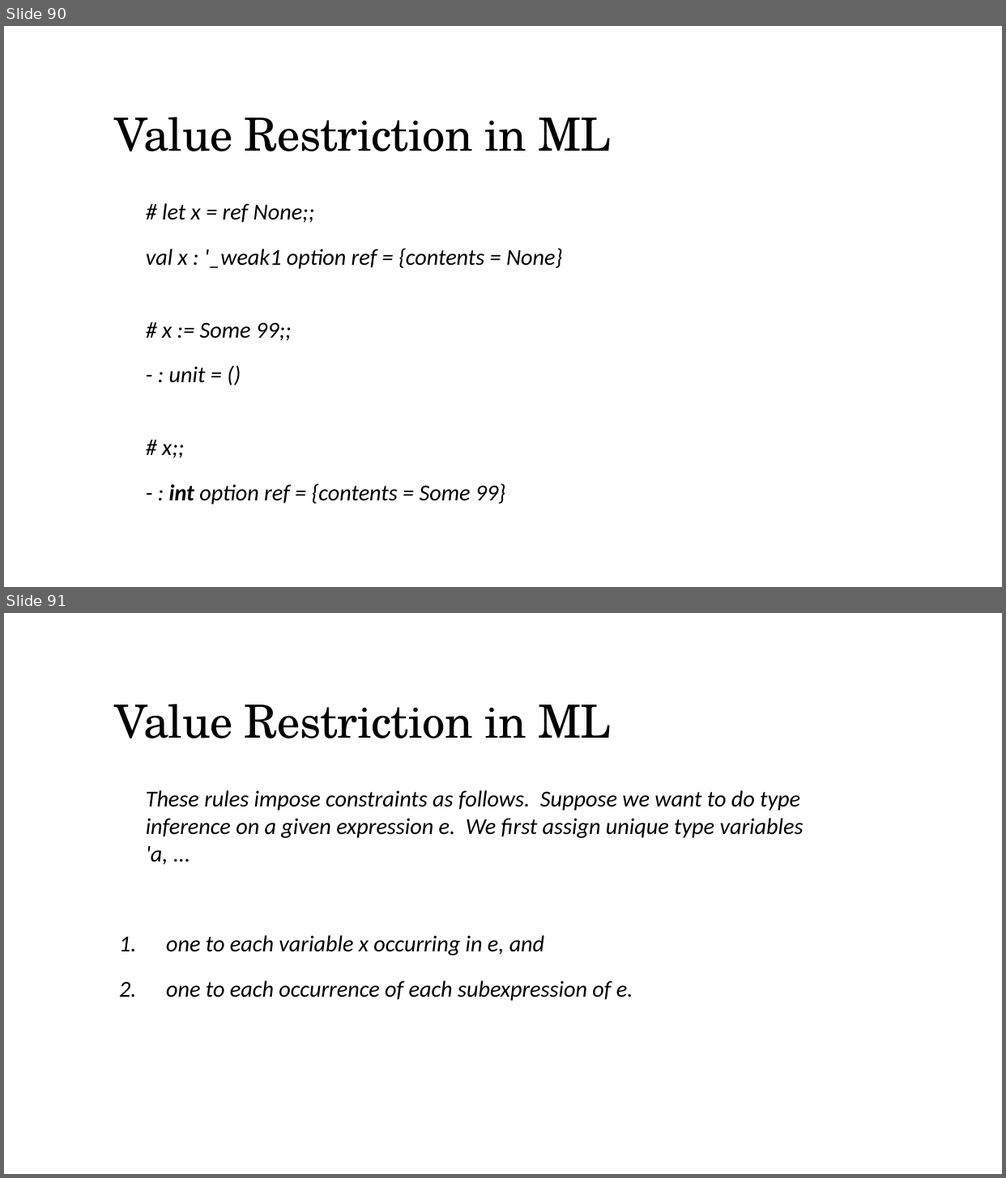
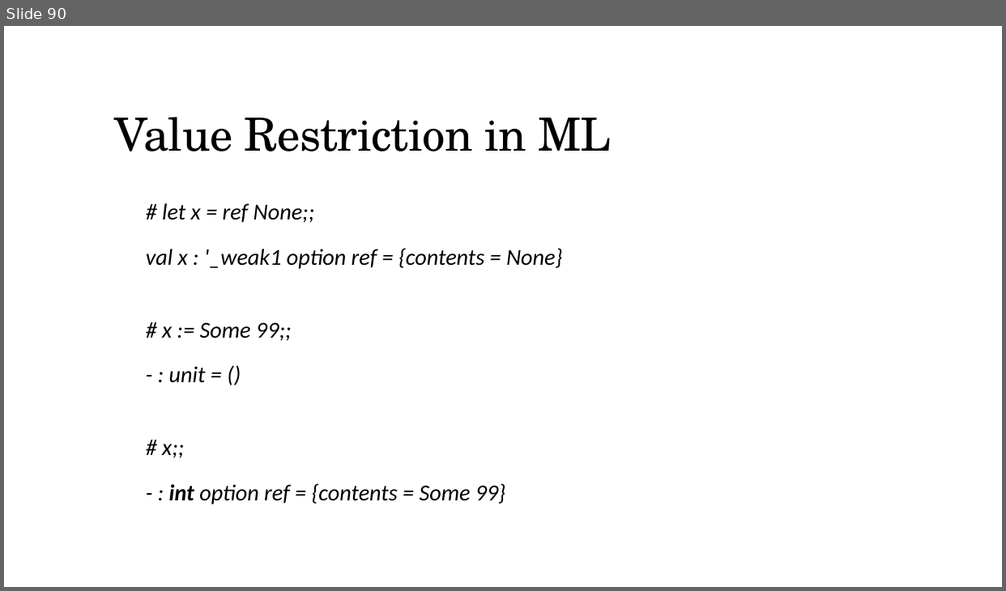
Before and after one commit to O136/Hindley-Milner-type-system, a slide deck: slides/Type Inference.odp. Shown one above the other, each under a label of ours: slides 90 and 91 before the commit, slide 90 after it. The pictures are 1006x1178 and 1006x591 pixels, drawn with LibreOffice and Linux fonts; fonts in the diff are those of the drawing. Boxes give left, top, right and bottom in pixels: in the first picture for what was removed or moved away, otherwise in the second. Text is boxed around its words. In the diff, an @@ line names an element or a change of style, - is before the commit and + after.

```diff
--- a/slides/Type Inference.odp
+++ b/slides/Type Inference.odp
@@ slide 91 removed at (4, 613, 1002, 1174), background #FFFFFF @@
@@ title removed at (115, 704, 611, 739) @@
-Value Restriction in ML
@@ text removed at (146, 790, 803, 1001) @@
-These rules impose constraints as follows. Suppose we want to do type inference on a given expression e. We first assign unique type variables 'a, ...
-1. one to each variable x occurring in e, and
-2. one to each occurrence of each subexpression of e.
```
Also in this commit, not shown: 3 slides changed, 1 other slide removed.
